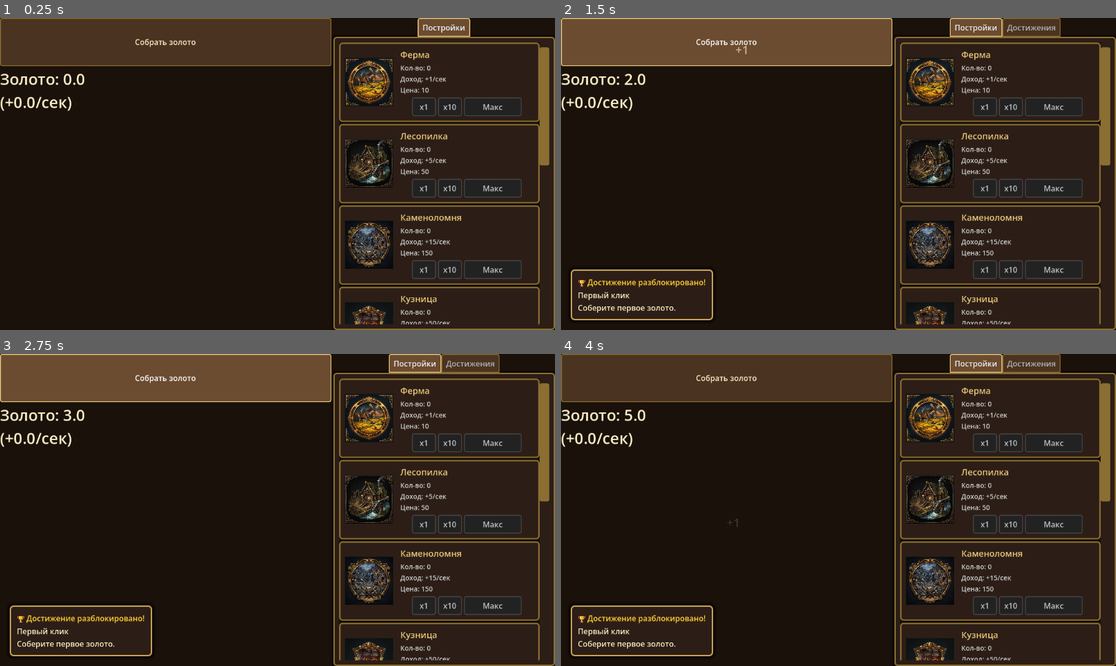
Above: before the commit, frames 1-4 (two rows, left to right).
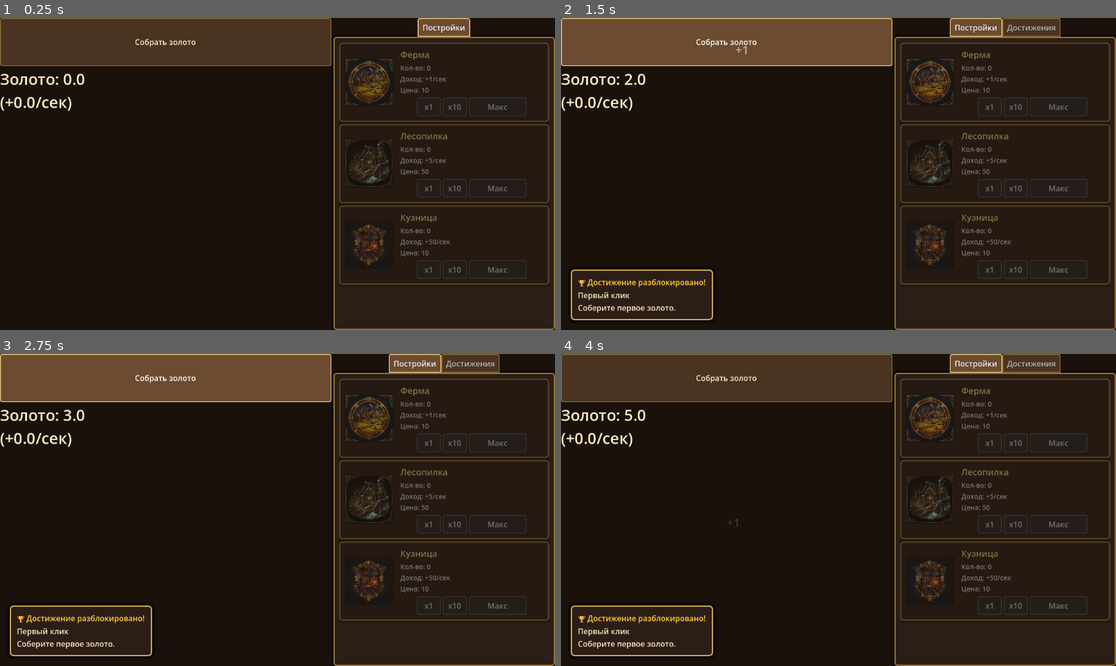
Above: after the commit, the same moments.

Repository: VPodolski/KinkdomClicker
Game: Godot game, scene res://main.tscn
Same seed, same stepped clock (60 frames per second), same inputs: the game is played once before the commit and once after it.
Inputs (mouse positions are in pixels of both pictures, inside the frame that each line leads up to):
- Up to frame 1 (0.25 s): no input
- Up to frame 2 (1.5 s): click "Собрать золото" at 0.5 s; click "Собрать золото" at 1.25 s
- Up to frame 3 (2.75 s): click "Собрать золото" at 2 s
- Up to frame 4 (4 s): tap Enter at 2.75 s; move the mouse to (960, 494) at 2.77 s; tap Space at 3.5 s; move the mouse to (727, 525) at 3.52 s

The runs differ from the first frame. In frame 1, 5.9% of the frame differs, in the area x 61-99%, y 7-99%; in frame 2, 5.9%; in frame 3, 5.9%; in frame 4, 5.9%.

Commit message:
condition far visabilitu for buildngs and updates has been updated

Diff:
--- a/BuildingData.gd
+++ b/BuildingData.gd
@@ -15,6 +15,7 @@
 var income_multiplier: float = 1.0
 var synergy_bonus: float = 0.0
 
+var has_been_seen: bool = false
 
 func _init(_id: String, _name: String, _base_cost: float, _income: float):
 	id = _id
--- a/Scripts/BuildingManager.gd
+++ b/Scripts/BuildingManager.gd
@@ -52,3 +52,4 @@
 		b.cost = b.base_cost
 		b.income_multiplier = 1.0
 		b.synergy_bonus = 0.0
+		b.has_been_seen = false
--- a/UI/MainUI.gd
+++ b/UI/MainUI.gd
@@ -313,8 +313,10 @@
 		if current_gold < 1.0:
 			max_visible_cost = 100.0
 
-		# Слишком дорогие скрываем.
-		if upgrade.cost > max_visible_cost:
+		if upgrade.cost <= max_visible_cost:
+			upgrade.has_been_seen = true
+
+		if not upgrade.has_been_seen:
 			child.visible = false
 			continue
 
@@ -328,6 +330,27 @@
 		else:
 			child.modulate.a = 1.0
 
+	var current_gold = game.economy.gold
+	var max_visible_cost = current_gold * 1.5
+	if current_gold < 1.0:
+		max_visible_cost = 100.0
+
+	var visible_buildings = 0
+	for child in buildings_container.get_children():
+		var b = child.building
+		if b.id == "farm" or b.cost <= max_visible_cost:
+			b.has_been_seen = true
+
+		if b.has_been_seen:
+			child.visible = true
+			visible_buildings += 1
+			if b.cost > current_gold:
+				child.modulate.a = 0.5
+			else:
+				child.modulate.a = 1.0
+		else:
+			child.visible = false
+
 	var forge_tab = $HBoxContainer/RightPanel/ForgeTab
 	if forge_tab:
 		var forge = game.buildings.get_building_by_name("Кузница")
@@ -336,7 +359,6 @@
 
 	var building_tab = $HBoxContainer/RightPanel/BuildingTab
 	if building_tab:
-		var visible_buildings = buildings_container.get_child_count()
 		right_panel.set_tab_hidden(building_tab.get_index(), visible_buildings == 0)
 
 # =========================
--- a/UpgradeData.gd
+++ b/UpgradeData.gd
@@ -12,6 +12,7 @@
 
 var is_crafting: bool = false
 var progress: float = 0.0
+var has_been_seen: bool = false
 
 
 func _init(
